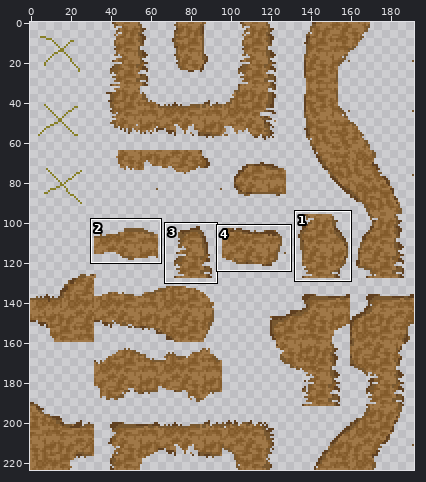
A sprite sheet gets an edit: data/maps/paths/paths.png. The picture above shows the old version from afar; the outline marks the close-up.
Close-up. Before:
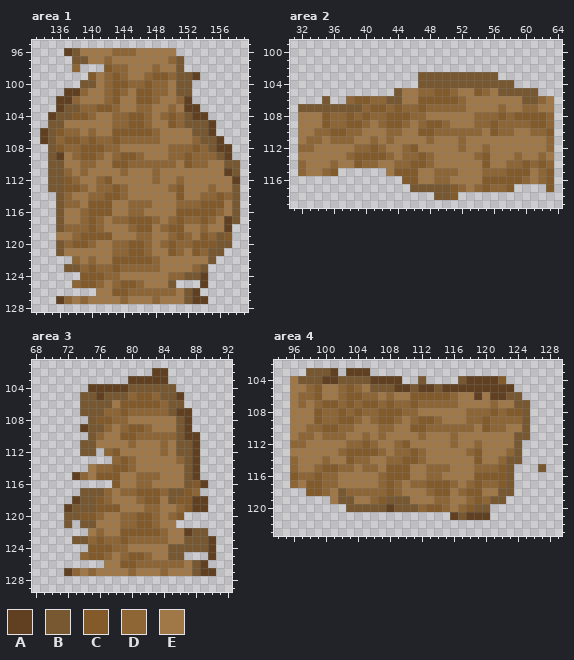
The file is 192x224 pixels. Shown: area 1: x 133..159, y 95..128; area 2: x 31..64, y 99..119; area 3: x 68..92, y 101..129; area 4: x 94..129, y 102..123. The commit also changed other parts of the picture, which this record leaves out.
Palette (. is transparent): A #604020  B #785830  C #835b2b  D #8e6636  E #a07848
Pixels before, area 1, first column x 134:
 96 ...ABEEEEDDDEEEEE........
 97 ....BBEEDEEEEEEEDB.......
 98 ....D...CDDEEEDEEB.......
 99 ......CEDCDEEDCCDBBA.....
100 .....BBEDCCDDCDDEBB......
101 ...AADEEDCDECCDDEBB......
102 ..AADEEEDCEECCDEEDA......
103 ..ABBDDCCDEEDDEEDEAA.....
104 .ABBCCDEEDDCCDEDCDBAA....
105 .BBEEEEEEDDCCDEECDBBBA...
106 ABCDDEDEECCCCCDEEEEBBA...
107 ABDCCDCDDCDDDDDEEEEDBBA..
108 .BCDDCCCDDEEEEEEDDDCDBAA.
109 .BAEDCCDEDCCDEEEDDCDDDBA.
110 .BBEEDDEECCDDDDDDECDDEEBB
111 .BBDEDEEEEDEEEDEEEEEEEEAB
112 .BBCDEEDCEEEEEDEEDEEEEEEA
113 .BBCCDEDDCDEEEEEDCEEEDEEB
114 ..BDEEDDCCDEEEEEECEEDDCDB
115 ..BDDECCCEEDDDEEEDDDCCCEB
116 ..BEEDCCCEEDDEEEECCCCCDEB
117 ..BEEDCDEDDCCCDEDCDDCDEAB
118 ..BDDDCDEEEDCCEDCCEEDEEA.
119 ..EEDCCCCEEEDDEEDCDECDBC.
120 ..BDCCDEEDDCCDEDCDDCCCBB.
121 ..BEEEEEEDDCCDEECDECDBB..
122 ....DEDEECCCCCDEEEEEEB...
123 ...BBDCDDCDDDDDEEEEDB....
124 .....CCCDDEEEEEEDDBBA....
125 ....DCCDEDCCDEEEB...A....
126 .......EECCDDDDDDEBA.....
127 ..ADEDEEEEDEEEDEEEBAA....
Pixels before, area 2, first column x 32:
103 ...............BBBBBBBBBB.......
104 ...............BBBBBBBBBBBB.....
105 ............BEEDDCCDEECDEBBBBB..
106 ...B..DCCDDBBEECCCCCDEEEEEEEBBDE
107 BBBBBBBBDCCDCDDCDDDDDEEEEDEEDDEE
108 EEECDDCDCDDCCCDDEEEEEEDDDCDCCCCD
109 EEECDDCCDEDCCDEDCCDEEEDDCDDDDCCD
110 EEDDCCDDEEEDDEECCDDDDDDECDDEEDDC
111 EDDEDDDEEDEDEEEEDEEEDEEEEEEEEEED
112 DDEEEEEDDCDEEDCEEEEEDEEDEEEEEEED
113 EEEEEEDCCCCDEDDCDEEEEEDCEEEDEEDE
114 DEEEDEECDDEEDDCCDEEEEEECEEDDCDCD
115 DEEDC......ECCCEEDDDEEEDDDCCCEDC
116 .............CCEEDDEEEECCCCCDEDC
117 ..............BBBBBCDEDCDDC....C
118 .................BBC............
Pixels before, area 3, first column x 72:
102 ...........AA......
103 ........AAAAA......
104 ...AAAAABBBBBB.....
105 ..BBABBBDCCDBBA....
106 ..BBBBECCCCCDBB....
107 ..BBBDDCDDDDDBAA...
108 ...BCCDDEEEEEEBA...
109 ..ABBDEDCCDEEEBA...
110 ...BDEECCDDDDDBAA..
111 ..BBEEEEDEEEDEBBA..
112 ..BB.DCEEEEEDEBBA..
113 ......DCDEEEEEDBA..
114 ...EDDCCDEEEEEEBA..
115 .ADECCCEEDDDEEEBA..
116 ......CEEDDEEEEBCA.
117 ..BBBDEDDCCCDBBCD..
118 .ABBCDEEEDCCEBCCAA.
119 ABBBCCCEEEDDEEDCAA.
120 BBCCDEEDDCCDEDC....
121 B.BBEEEDDCCDEE.....
122 ...EDEECCCCCDEEABB.
123 .BBDCDDCDDDDDEEBBBA
124 ...CCCDDEEEEEBBBBBA
125 ..DCCDEDCCDEEBB...A
126 .....EECCDDDDDDEBA.
127 ADEDEEEEDEEEDEEEBAA
Pixels before, area 4, first column x 96:
103 ..BBBA.AAA......................
104 EBBBAABBBBAAAA..B....BAAAAC.....
105 EEDCEEDCDEBBBAABAABAAAAAAAAA....
106 EDDCEEDCCDDEDEECCCCCDEEAEAABB...
107 EDEDCCDCDCCDCDDCDDDDDEEEEDEEBB..
108 EEECDDCDCDDCCCDDEEEEEEDDDCDCCB..
109 EEECDDCCDEDCCDEDCCDEEEDDCDDDDB..
110 EEDDCCDDEEEDDEECCDDDDDDECDDEEB..
111 EDDEDDDEEDEDEEEEDEEEDEEEEEEEBB..
112 DDEEEEEDDCDEEDCEEEEEDEEDEEEEB...
113 EEEEEEDCCCCDEDDCDEEEEEDCEEEDB...
114 DEEEDEECDDEEDDCCDEEEEEECEEDBB...
115 DEEDCCDDEDDECCCEEDDDEEEDDDCB...B
116 CDDCDDEEEEEDCCCEEDDEEEECCCCB....
117 DECCDDEEEEEDCDEDDCCCDEDCDDCB....
118 ..CCDEBDDDDDCDEEEDCCEDCCEEBB....
119 .....EBBEEDCBBBEEEDDEEDCDBB.....
120 .......BBBBBABBBDCCDEDCBB.......
121 ....................ABAAA.......
Now the later version:
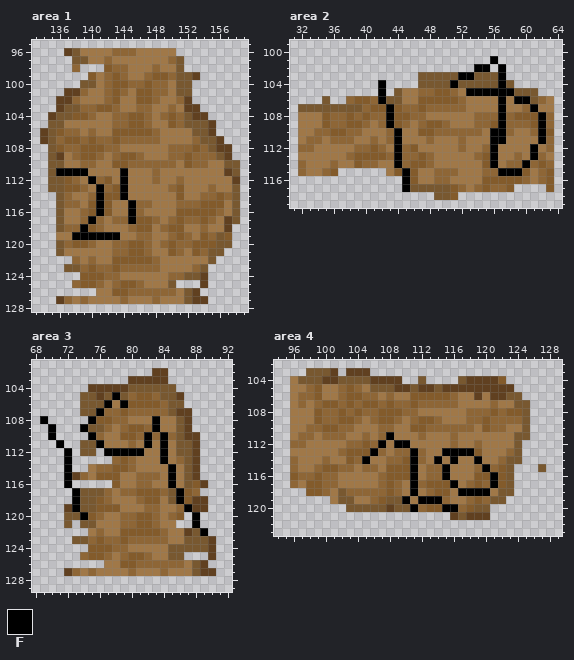
Colours new in this view: F #000000
Change:
Area 1:
y 111: x 136..139 BDED -> FFFF; x 144 D -> F
y 112: x 140 E -> F; x 144 E -> F
y 113..114: x 141 D -> F; x 144 D -> F
y 115..116: x 141 C -> F; x 145 D -> F
y 117: x 140 C -> F; x 145 C -> F
y 118: x 139 D -> F
y 119: x 138..143 DCCCCE -> FFFFFF
Area 2:
y 101: x 56 . -> F
y 102: x 54..55 .. -> FF; x 57 . -> F
y 103: x 52..53 BB -> FF; x 57 . -> F
y 104: x 42 . -> F; x 51 B -> F; x 57 B -> F
y 105: x 42 . -> F; x 53..58 ECDEBB -> FFFFFF
y 106: x 42 D -> F; x 57 E -> F; x 59..60 EB -> FF
y 107: x 43 D -> F; x 57 D -> F; x 61 D -> F
y 108: x 43 C -> F; x 57 C -> F; x 62 C -> F
y 109: x 43 C -> F; x 57 D -> F; x 62 C -> F
y 110: x 44 D -> F; x 56..57 CD -> FF; x 62 D -> F
y 111: x 44 E -> F; x 56..57 EE -> FF; x 62 E -> F
y 112..113: x 44 E -> F; x 56 E -> F; x 61 E -> F
y 114: x 44 D -> F; x 56 E -> F; x 60 C -> F
y 115: x 45 C -> F; x 57..59 DCC -> FFF
y 116: x 45 C -> F
y 117: x 45 . -> F
Area 3:
y 105: x 78 B -> F
y 106: x 77 B -> F; x 79 C -> F
y 107: x 76 B -> F
y 108: x 69 . -> F; x 75 B -> F; x 83 E -> F
y 109: x 70 . -> F; x 74 A -> F; x 83 E -> F
y 110: x 70 . -> F; x 75 B -> F; x 82 D -> F; x 84 D -> F
y 111: x 71 . -> F; x 76 E -> F; x 82 E -> F; x 84 D -> F
y 112: x 72 . -> F; x 77..81 DCEEE -> FFFFF; x 84 D -> F
y 113: x 72 . -> F; x 84 E -> F
y 114..116: x 72 . -> F; x 85 E -> F
y 117: x 73 . -> F; x 86 B -> F
y 118: x 73 A -> F; x 86 C -> F
y 119: x 73 B -> F; x 87 C -> F
y 120: x 74 C -> F; x 88 . -> F
y 121: x 88 . -> F
y 122: x 89 B -> F
Area 4:
y 111: x 108 E -> F
y 112: x 107 E -> F; x 109..110 DC -> FF
y 113: x 106 C -> F; x 111 C -> F; x 115..118 EEED -> FFFF
y 114: x 105 D -> F; x 111 C -> F; x 114 E -> F; x 116 E -> F; x 119 C -> F
y 115: x 111 E -> F; x 115 D -> F; x 120 D -> F
y 116: x 111 E -> F; x 115 E -> F; x 121 C -> F
y 117: x 111 D -> F; x 116 D -> F; x 121 D -> F
y 118: x 111 E -> F; x 117..120 DCCE -> FFFF
y 119: x 110 B -> F; x 112..114 EED -> FFF
y 120: x 111 B -> F; x 115..116 DE -> FF
